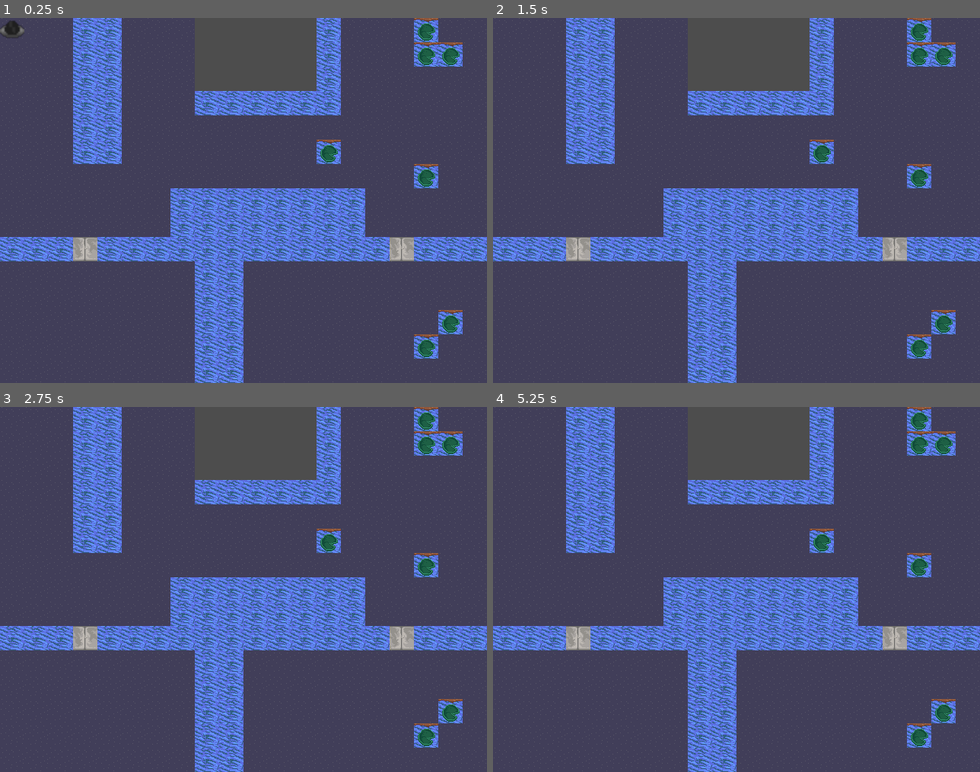
Above: before the commit, frames 1-4 (two rows, left to right).
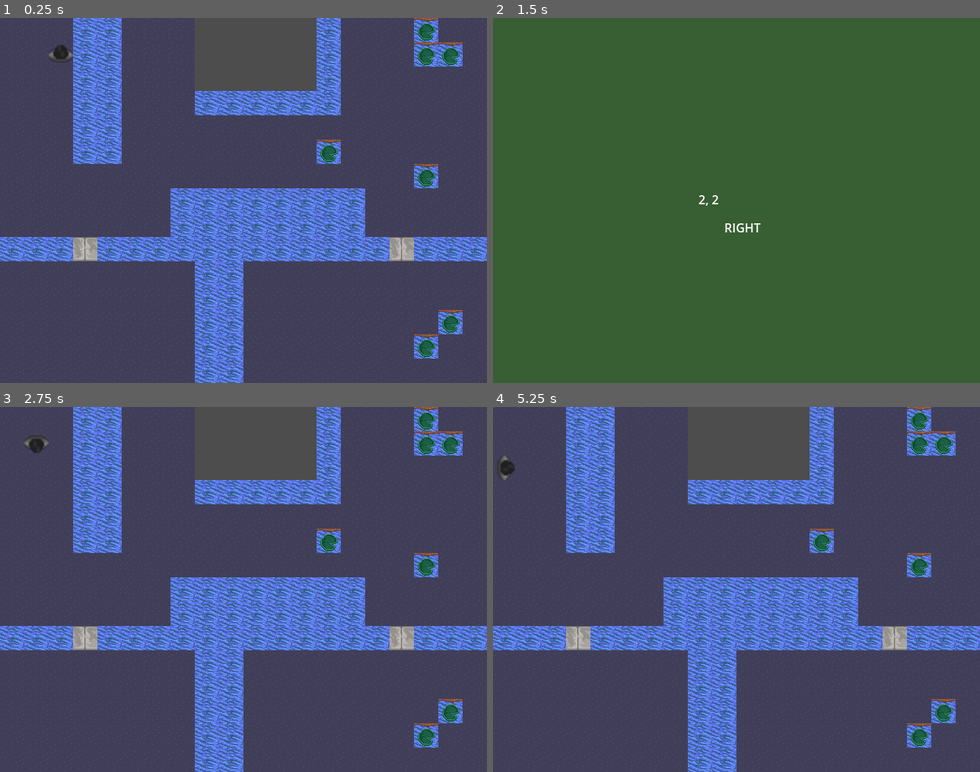
Above: after the commit, the same moments.

Repository: Davidwallacesadler/after_the_end
Game: Godot game, scene res://scenes/main.tscn
Two runs of this game, one before a commit and one after it. Both use one fixed random seed, a clock stepped at 60 frames per second and the inputs below.
Inputs:
- Up to frame 1 (0.25 s): no input
- Up to frame 2 (1.5 s): tap Enter at 0.5 s; hold D (move_right) 0.53-1.28 s; tap Space (toggle_player_pov, bound only after the commit) at 0.6, 1.25, 1.35 s; hold S (move_down) from 1.28 s (still down)
- Up to frame 3 (2.75 s): tap Enter at 2 s; release S (move_down) at 2.03 s; hold D (move_right) from 2.03 s (still down); tap Space (toggle_player_pov, bound only after the commit) at 2.1 s
- Up to frame 4 (5.25 s): tap Space (toggle_player_pov, bound only after the commit) at 2.75, 2.85, 3.6, 4.25, 4.35, 5.1 s; release D (move_right) at 2.78 s; hold W (move_up) 2.78-3.53 s; tap Enter at 3.5 s; hold A (move_left) 3.53-5.03 s; hold S (move_down) from 5.03 s (still down)

The runs differ from the first frame. In frame 1, 0.3% of the frame differs, in the area x 0-15%, y 0-13%; in frame 2, 100%, in the area x 0-100%, y 0-100%; in frame 3, 0.1%; in frame 4, 0.1%.

Commit message:
Add player pov, basic player coords and face direction

Diff:
--- a/project.godot
+++ b/project.godot
@@ -14,6 +14,10 @@
 run/main_scene="res://scenes/main.tscn"
 config/features=PackedStringArray("4.1", "GL Compatibility")
 config/icon="res://assets/icon.svg"
+
+[autoload]
+
+GameEvents="*res://scripts/game_events.gd"
 
 [display]
 
@@ -47,6 +51,11 @@
 , Object(InputEventKey,"resource_local_to_scene":false,"resource_name":"","device":0,"window_id":0,"alt_pressed":false,"shift_pressed":false,"ctrl_pressed":false,"meta_pressed":false,"pressed":false,"keycode":0,"physical_keycode":4194322,"key_label":0,"unicode":0,"echo":false,"script":null)
 ]
 }
+toggle_player_pov={
+"deadzone": 0.5,
+"events": [Object(InputEventKey,"resource_local_to_scene":false,"resource_name":"","device":-1,"window_id":0,"alt_pressed":false,"shift_pressed":false,"ctrl_pressed":false,"meta_pressed":false,"pressed":false,"keycode":0,"physical_keycode":32,"key_label":0,"unicode":32,"echo":false,"script":null)
+]
+}
 
 [layer_names]
 
--- a/scenes/main.tscn
+++ b/scenes/main.tscn
@@ -1,7 +1,9 @@
-[gd_scene load_steps=5 format=3 uid="uid://djsko7qua1fu2"]
+[gd_scene load_steps=7 format=3 uid="uid://djsko7qua1fu2"]
 
+[ext_resource type="Script" path="res://scripts/main.gd" id="1_umndl"]
 [ext_resource type="PackedScene" uid="uid://cq52fr3k1fbo0" path="res://scenes/player.tscn" id="1_upucr"]
 [ext_resource type="Texture2D" uid="uid://cr31n838knt4f" path="res://assets/enviorment_tilemap.png" id="2_p3ao8"]
+[ext_resource type="PackedScene" uid="uid://bp2u6xhjxowjt" path="res://scenes/player_pov.tscn" id="4_oo7yf"]
 
 [sub_resource type="TileSetAtlasSource" id="TileSetAtlasSource_m3sx1"]
 resource_name = "World"
@@ -64,13 +66,19 @@
 physics_layer_0/collision_mask = 0
 sources/0 = SubResource("TileSetAtlasSource_m3sx1")
 
-[node name="main" type="Node2D"]
+[node name="Main" type="Node2D"]
+script = ExtResource("1_umndl")
 
-[node name="TileMap" type="TileMap" parent="."]
+[node name="WorldTileMap" type="TileMap" parent="."]
+unique_name_in_owner = true
 tile_set = SubResource("TileSet_1tmve")
 cell_quadrant_size = 32
 format = 2
 layer_0/tile_data = PackedInt32Array(0, 131072, 0, 1, 131072, 0, 65536, 131072, 0, 65537, 131072, 0, 131073, 131072, 0, …(6478 unchanged characters)…
 
 [node name="Player" parent="." instance=ExtResource("1_upucr")]
-position = Vector2(16, 16)
+unique_name_in_owner = true
+
+[node name="PlayerPov" parent="." instance=ExtResource("4_oo7yf")]
+unique_name_in_owner = true
+visible = false
--- a/scenes/player.tscn
+++ b/scenes/player.tscn
@@ -9,7 +9,6 @@
 [node name="Player" type="Area2D"]
 collision_mask = 2
 script = ExtResource("1_s6m5x")
-step_length = 32
 metadata/_edit_group_ = true
 
 [node name="MainBodySprite" type="Sprite2D" parent="."]
--- /dev/null
+++ b/scenes/player_pov.tscn
@@ -0,0 +1,29 @@
+[gd_scene load_steps=2 format=3 uid="uid://bp2u6xhjxowjt"]
+
+[ext_resource type="Script" path="res://scripts/player_pov.gd" id="1_r5uhp"]
+
+[node name="player_pov" type="Node2D"]
+script = ExtResource("1_r5uhp")
+
+[node name="ColorRect" type="ColorRect" parent="."]
+offset_right = 642.0
+offset_bottom = 481.0
+color = Color(0.219608, 0.368627, 0.2, 1)
+
+[node name="Label" type="Label" parent="."]
+unique_name_in_owner = true
+offset_left = 270.0
+offset_top = 227.0
+offset_right = 374.0
+offset_bottom = 253.0
+text = "hihihhihihhih
+"
+
+[node name="Label2" type="Label" parent="."]
+unique_name_in_owner = true
+offset_left = 304.0
+offset_top = 264.0
+offset_right = 344.0
+offset_bottom = 287.0
+text = "2
+"
--- /dev/null
+++ b/scripts/game_events.gd
@@ -0,0 +1,7 @@
+extends Node
+
+# ////////////////////
+# Signals
+# ////////////////////
+signal player_moved(direction: Vector2)
+signal player_turned(direction: Vector2)
--- /dev/null
+++ b/scripts/main.gd
@@ -0,0 +1,47 @@
+extends Node2D
+
+
+# ////////////////////
+# Export Variables
+# ////////////////////
+@export var player_start_position_in_tiles: Vector2 = Vector2(3, 2)
+@export var tile_size: int = 32
+
+# ////////////////////
+# Private Variables
+# ////////////////////
+var _is_showing_player_pov: bool = false
+
+# ////////////////////
+# Virtual Functions
+# ////////////////////
+func _ready():
+	var player_start_position = Vector2(tile_size / 2, tile_size / 2)
+
+	if player_start_position_in_tiles.x > 1:
+		player_start_position.x += tile_size * (player_start_position_in_tiles.x - 1)
+	if player_start_position_in_tiles.y > 1:
+		player_start_position.y += tile_size * (player_start_position_in_tiles.y - 1)
+
+	%Player.position = player_start_position
+	%PlayerPov.current_tile_position = player_start_position_in_tiles
+
+
+func _process(delta):
+	_check_and_handle_pov_button_pressed()
+
+
+# ////////////////////
+# Private Functions
+# ////////////////////
+func _check_and_handle_pov_button_pressed() -> void:
+	if Input.is_action_just_pressed("toggle_player_pov"):
+		_is_showing_player_pov = not _is_showing_player_pov
+		_update_scene_visiblities()
+
+
+func _update_scene_visiblities() -> void:
+	%WorldTileMap.visible = not _is_showing_player_pov
+	%Player.visible = not _is_showing_player_pov
+
+	%PlayerPov.visible = _is_showing_player_pov
--- a/scripts/player.gd
+++ b/scripts/player.gd
@@ -1,9 +1,9 @@
-extends Area2D
+class_name Player extends Area2D
 
 # ////////////////////
 # Exports
 # ////////////////////
-@export var step_length: int = 64
+@export var step_length: int = 32
 @export var tween_time_seconds: float = 0.1
 
 # ////////////////////
@@ -52,6 +52,8 @@
 
 	_is_moving = true
 
+	GameEvents.player_moved.emit(movement_direction)
+
 
 func _on_forward_backward_movement_finished() -> void:
 	_is_moving = false
@@ -91,6 +93,8 @@
 
 	_is_rotating = true
 
+	GameEvents.player_turned.emit(_player_face_direction)
+
 
 func _on_rotation_finished() -> void:
 	_is_rotating = false
--- /dev/null
+++ b/scripts/player_pov.gd
@@ -0,0 +1,44 @@
+extends Node2D
+
+# ////////////////////
+# Exports
+# ////////////////////
+@export var current_tile_position: Vector2 = Vector2.ZERO
+@export var current_player_face_direction: Vector2 = Vector2.UP
+
+# ////////////////////
+# Virtual Functions
+# ////////////////////
+func _ready():
+	GameEvents.player_moved.connect(_on_player_moved)
+	GameEvents.player_turned.connect(_on_player_turned)
+
+
+func _process(delta):
+	var format_string = "%s, %s"
+	var actual_string = format_string % [current_tile_position.x, current_tile_position.y]
+
+	%Label.text = actual_string
+
+	var direction_text = ""
+	if current_player_face_direction == Vector2.UP:
+		direction_text = "UP"
+	elif current_player_face_direction == Vector2.LEFT:
+		direction_text = "LEFT"
+	elif current_player_face_direction == Vector2.DOWN:
+		direction_text = "DOWN"
+	else:
+		direction_text = "RIGHT"
+
+	%Label2.text = direction_text
+
+
+# ////////////////////
+# Private Functions
+# ////////////////////
+func _on_player_moved(direction: Vector2) -> void:
+	current_tile_position += direction
+
+
+func _on_player_turned(face_direction: Vector2) -> void:
+	current_player_face_direction = face_direction
